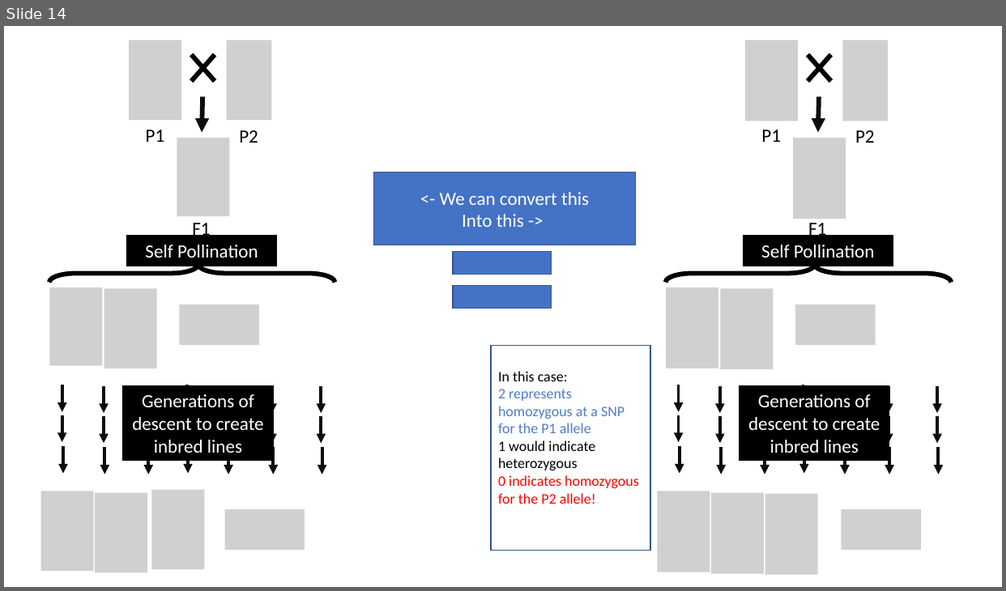
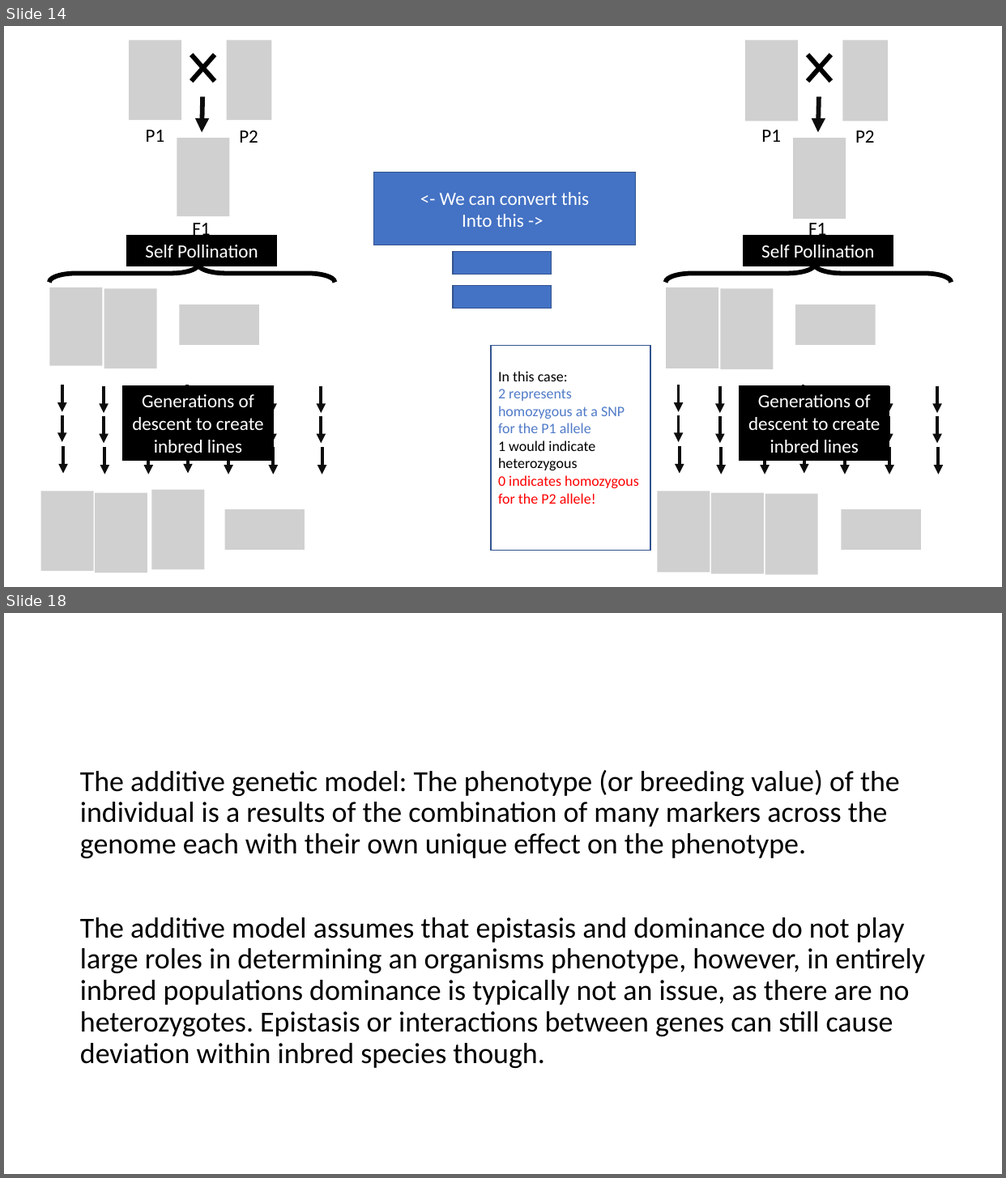
Before and after one commit to ter56/September2_2021_class, a slide deck: AdditiveModels_9_2_2021.pptx. Shown one above the other, each under a label of ours: slide 14 before the commit, slides 14 and 18 after it; the slides between them are not shown. The pictures are 1006x591 and 1006x1178 pixels, drawn with LibreOffice and Linux fonts; fonts in the diff are those of the drawing; grey boxes stand for pictures. Boxes give left, top, right and bottom in pixels: in the first picture for what was removed or moved away, otherwise in the second. Text is boxed around its words. In the diff, an @@ line names an element or a change of style, - is before the commit and + after.

```diff
--- a/AdditiveModels_9_2_2021.pptx
+++ b/AdditiveModels_9_2_2021.pptx
@@ slide 18 added at <box>4,613,1002,1174</box>, background #FFFFFF @@
@@ text added at <box>80,770,925,1068</box>, 28 pt, text #000000 @@
+The additive genetic model: The phenotype (or breeding value) of the individual is a results of the combination of many markers across the genome each with their own unique effect on the phenotype.
+The additive model assumes that epistasis and dominance do not play large roles in determining an organisms phenotype, however, in entirely inbred populations dominance is typically not an issue, as there are no heterozygotes. Epistasis or interactions between genes can still cause deviation within inbred species though.
```
Also in this commit, not shown: 6 slides changed, 19 other slides added, 6 slides removed, 1 other file.
